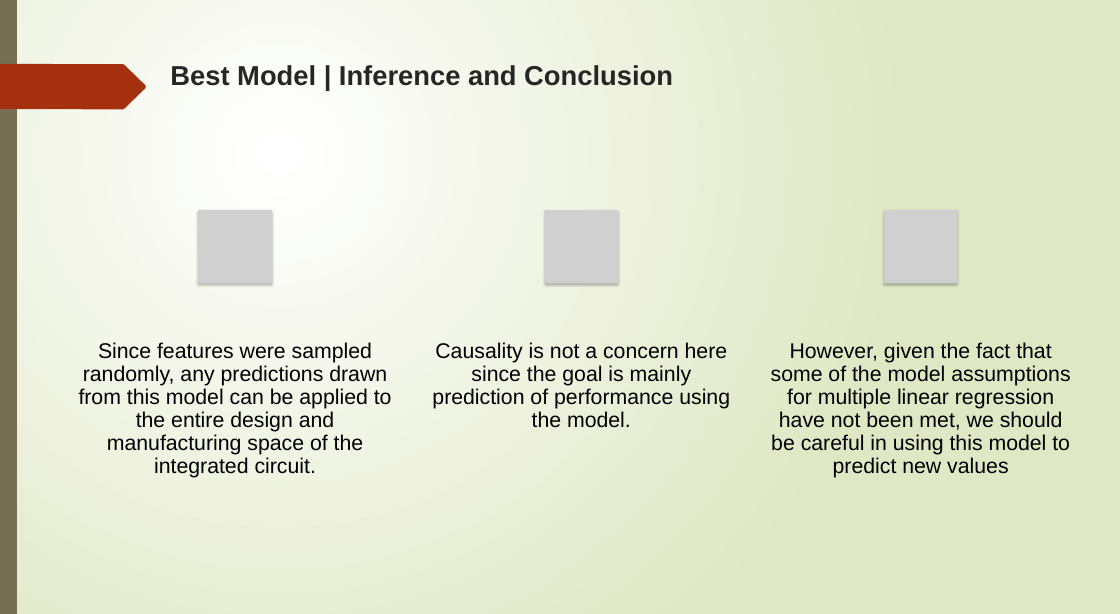
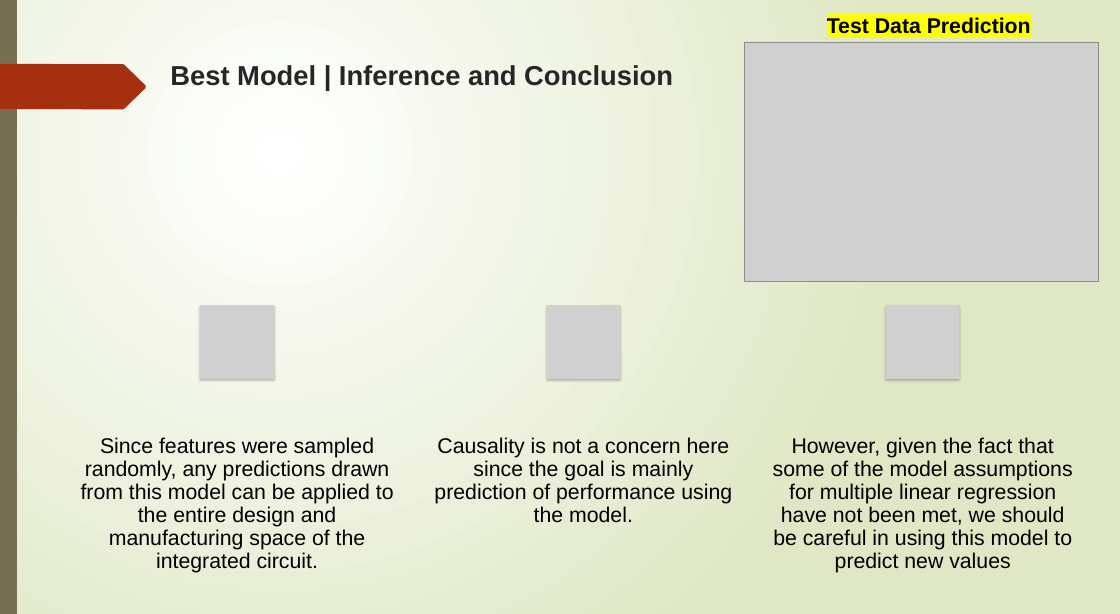
Before and after one commit to ngupta23/DS6372-PredictingPerformanceIntegratedCircuits1, a slide deck: slide 20 of Presentation/MSDS6372_Project1_Presentation.pptx. Drawn at 1120x614 pixels with LibreOffice and Linux fonts; fonts in the diff are those of the drawing; grey boxes stand for pictures. Boxes give left, top, right and bottom in pixels: in the first picture for what was removed or moved away, otherwise in the second. Text is boxed around its words. In the diff, an @@ line names an element or a change of style, - is before the commit and + after.

```diff
--- a/Presentation/MSDS6372_Project1_Presentation.pptx
+++ b/Presentation/MSDS6372_Project1_Presentation.pptx
@@ text added at (827, 17, 1031, 34), 28 pt, text #000000, bold @@
+Test Data Prediction
@@ picture added at (744, 42, 1098, 281) @@
@@ picture: place and size @@
-picture at (544, 210, 618, 283)
+picture at (547, 305, 620, 379)
@@ 3 texts, 2 pictures: place and size @@
-3 texts, 2 pictures at (79, 210, 1070, 478)
+3 texts, 2 pictures at (81, 305, 1072, 573)
```
Also in this commit, not shown: 4 other slides changed, 1 other file.
